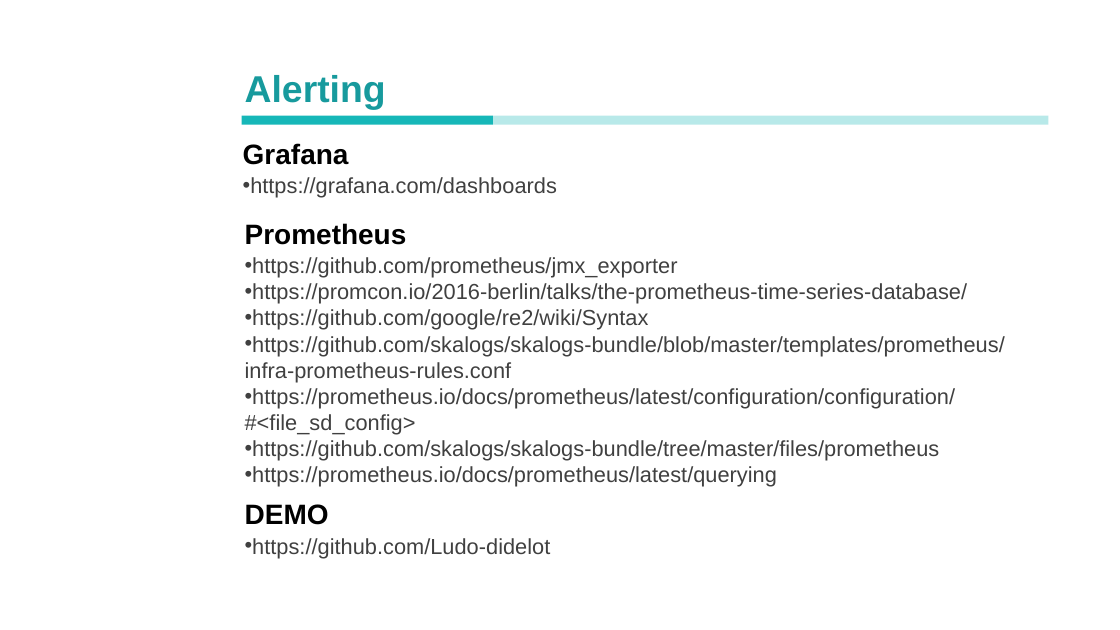
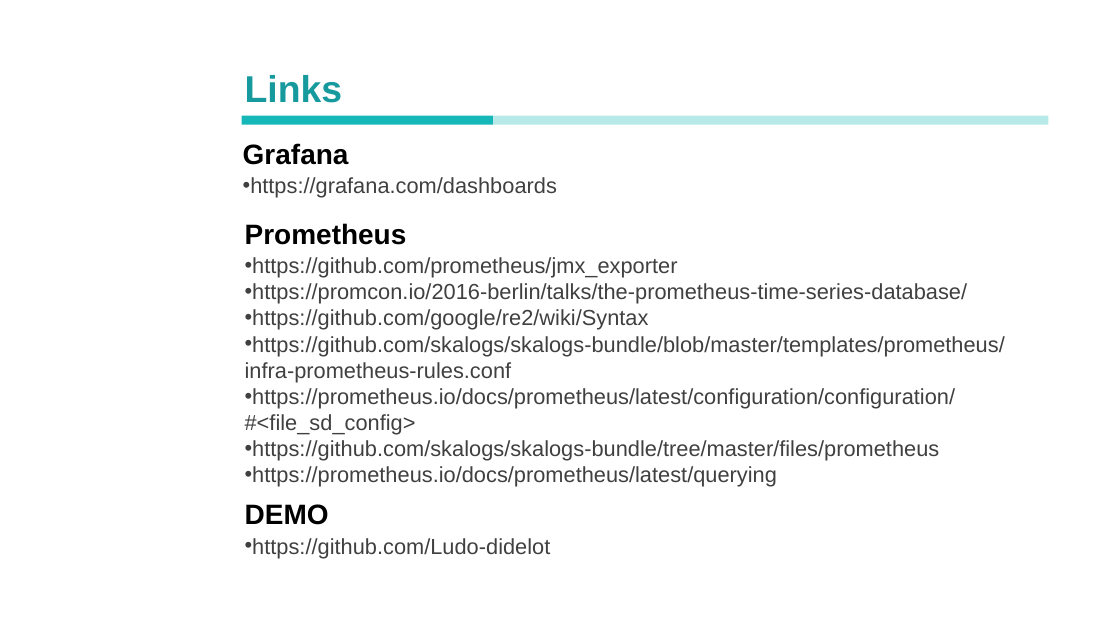
Before and after one commit to Ludo-didelot/PresentationPrometheusGrafana, a slide deck: slide 42 of Presentation - Monitoring.pptx (slide 37 before the commit). Drawn at 1120x630 pixels with LibreOffice and Linux fonts; fonts in the diff are those of the drawing; background and template pictures are left out. Boxes give left, top, right and bottom in pixels: in the first picture for what was removed or moved away, otherwise in the second. Text is boxed around its words. In the diff, an @@ line names an element or a change of style, - is before the commit and + after.

Commit message:
Add alerting

```diff
--- a/Presentation - Monitoring.pptx
+++ b/Presentation - Monitoring.pptx
@@ text at [245,75,342,103]: text changed @@
-Alerting
+Links
```
Also in this commit, not shown: 1 other slide changed, 6 slides added, 1 slide removed.
